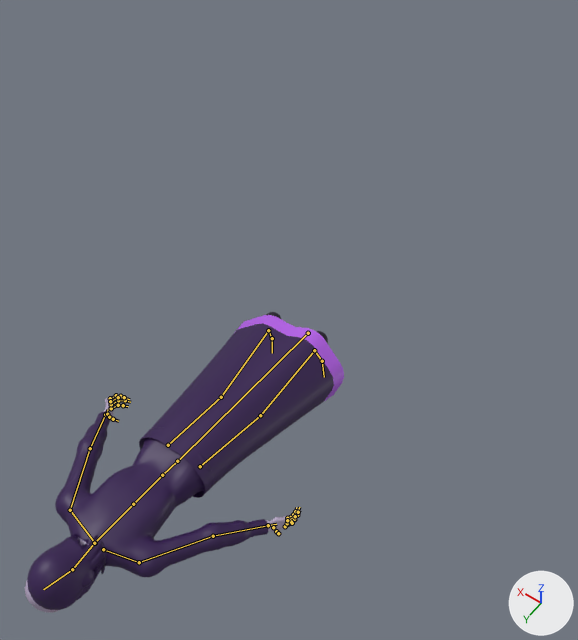
What one commit did to the glTF model assets/models/creatures/dark_mage.glb.
The view is the same before and after, from a 50 mm camera at (-1.31, 2.0, 3.23) aimed at (0.0, 0.16, 0.34). The axes (+X, +Y, +Z) are drawn at lower right. The lights are the same throughout. The first picture is the older version. Both versions are drawn at frame 19 of the action 'death'; the numbers are the values there. The bones that bend it are drawn over the model as lines.

Objects in the first picture: 'dark_mage'.
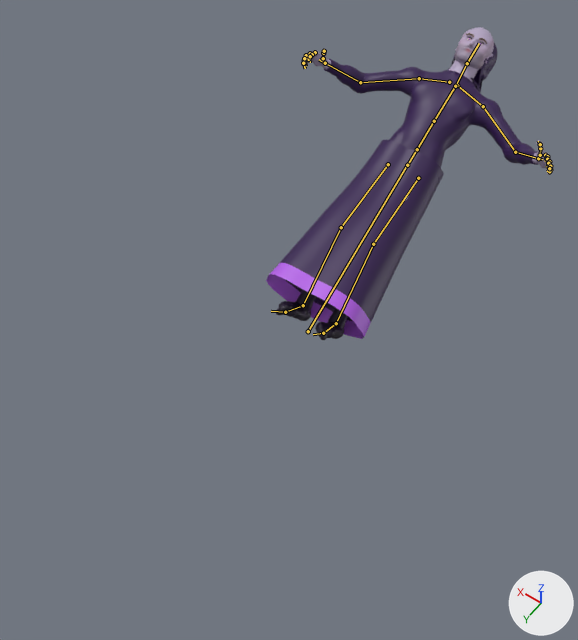
Edits to the scene script, one JSON object a line:
```json
{"block": "bone_root", "where": "bone_root = bpy.data.objects['dark_mage_rig'].pose.bones['root']"}
{"op": "set", "path": "bone_root.location", "old": "(0.0, 0.07, 0.0)", "new": "(0.0, 0.079, 0.0)"}
{"op": "set", "path": "bone_root.rotation_quaternion", "old": "(0.757, 0.653, 0.0, 0.0)", "new": "(0.859, -0.511, 0.0, 0.0)", "note": "degrees (82, 0, 0) -> degrees (-62, 0, 0)"}
{"block": "bone_spine", "where": "bone_spine = bpy.data.objects['dark_mage_rig'].pose.bones['spine']  # child of 'hips'"}
{"op": "set", "path": "bone_spine.rotation_quaternion", "old": "(0.999, 0.036, 0.0, 0.0)", "new": "(1.0, 0.016, 0.0, 0.0)", "note": "degrees (4, 0, 0) -> degrees (2, 0, 0)"}
{"block": "bone_chest", "where": "bone_chest = bpy.data.objects['dark_mage_rig'].pose.bones['chest']  # child of 'spine'"}
{"op": "set", "path": "bone_chest.rotation_quaternion", "old": "(1.0, 0.0, 0.0, 0.0)", "new": "(0.999, 0.0, 0.035, 0.002)", "note": "degrees (0, 0, 0) -> degrees (0, 4, 0)"}
{"block": "bone_upper_arm_l", "where": "bone_upper_arm_l = bpy.data.objects['dark_mage_rig'].pose.bones['upper_arm.L']  # child of 'clavicle.L'"}
{"op": "set", "path": "bone_upper_arm_l.rotation_quaternion", "old": "(0.996, 0.029, -0.016, -0.084)", "new": "(0.984, 0.045, -0.049, 0.166)", "note": "degrees (3, -2, -10) -> degrees (4, -6, 19)"}
{"block": "bone_forearm_l", "where": "bone_forearm_l = bpy.data.objects['dark_mage_rig'].pose.bones['forearm.L']  # child of 'upper_arm.L'"}
{"op": "set", "path": "bone_forearm_l.rotation_quaternion", "old": "(0.995, 0.105, 0.0, 0.0)", "new": "(0.924, 0.383, 0.0, 0.0)", "note": "degrees (12, 0, 0) -> degrees (45, 0, 0)"}
{"block": "bone_upper_arm_r", "where": "bone_upper_arm_r = bpy.data.objects['dark_mage_rig'].pose.bones['upper_arm.R']  # child of 'clavicle.R'"}
{"op": "set", "path": "bone_upper_arm_r.rotation_quaternion", "old": "(0.996, 0.029, 0.016, 0.084)", "new": "(0.984, 0.045, 0.049, -0.166)", "note": "degrees (3, 2, 10) -> degrees (4, 6, -19)"}
{"block": "bone_forearm_r", "where": "bone_forearm_r = bpy.data.objects['dark_mage_rig'].pose.bones['forearm.R']  # child of 'upper_arm.R'"}
{"op": "set", "path": "bone_forearm_r.rotation_quaternion", "old": "(0.995, 0.105, 0.0, 0.0)", "new": "(0.924, 0.383, 0.0, 0.0)", "note": "degrees (12, 0, 0) -> degrees (45, 0, 0)"}
{"block": "bone_head", "where": "bone_head = bpy.data.objects['dark_mage_rig'].pose.bones['head']  # child of 'neck'"}
{"op": "set", "path": "bone_head.rotation_quaternion", "old": "(0.992, 0.0, 0.0, 0.127)", "new": "(0.999, -0.033, 0.0, 0.0)", "note": "degrees (0, 0, 15) -> degrees (-4, 0, 0)"}
{"block": "bone_thigh_l", "where": "bone_thigh_l = bpy.data.objects['dark_mage_rig'].pose.bones['thigh.L']  # child of 'hips'"}
{"op": "set", "path": "bone_thigh_l.rotation_quaternion", "old": "(0.997, 0.073, 0.0, 0.0)", "new": "(0.995, 0.104, -0.001, 0.0)", "note": "degrees (8, 0, 0) -> degrees (12, 0, 0)"}
{"block": "bone_shin_l", "where": "bone_shin_l = bpy.data.objects['dark_mage_rig'].pose.bones['shin.L']  # child of 'thigh.L'"}
{"op": "set", "path": "bone_shin_l.rotation_quaternion", "old": "(0.989, -0.145, 0.0, 0.0)", "new": "(0.98, -0.201, 0.002, 0.0)", "note": "degrees (-17, 0, 0) -> degrees (-23, 0, 0)"}
{"block": "bone_thigh_r", "where": "bone_thigh_r = bpy.data.objects['dark_mage_rig'].pose.bones['thigh.R']  # child of 'hips'"}
{"op": "set", "path": "bone_thigh_r.rotation_quaternion", "old": "(0.993, 0.109, 0.0, -0.041)", "new": "(0.995, 0.104, 0.001, 0.0)", "note": "degrees (12, 1, -5) -> degrees (12, 0, 0)"}
{"block": "bone_shin_r", "where": "bone_shin_r = bpy.data.objects['dark_mage_rig'].pose.bones['shin.R']  # child of 'thigh.R'"}
{"op": "set", "path": "bone_shin_r.rotation_quaternion", "old": "(0.984, -0.18, 0.0, 0.0)", "new": "(0.98, -0.201, -0.002, 0.0)", "note": "degrees (-21, 0, 0) -> degrees (-23, 0, 0)"}
```

What differs and where, as boxes [x1, y1, x2, y2] in the pictures (578 x 640 px):
```json
{"object": "dark_mage", "change": "posed", "before": [25, 312, 344, 612], "after": [266, 27, 553, 340], "on screen": "10% narrower"}
{"bone": "root", "before": "(308, 333) to (177, 461)", "after": "(308, 331) to (407, 164)"}
{"bone": "spine", "before": "(162, 475) to (133, 504)", "after": "(417, 149) to (434, 121)"}
{"bone": "chest", "before": "(133, 504) to (96, 541)", "after": "(434, 121) to (454, 87)"}
{"bone": "upper_arm.L", "before": "(139, 562) to (213, 536)", "after": "(483, 106) to (515, 152)"}
{"bone": "forearm.L", "before": "(213, 536) to (268, 525)", "after": "(515, 152) to (538, 158)"}
{"bone": "upper_arm.R", "before": "(70, 510) to (90, 448)", "after": "(419, 78) to (360, 82)"}
{"bone": "forearm.R", "before": "(90, 448) to (105, 414)", "after": "(360, 82) to (325, 63)"}
{"bone": "head", "before": "(72, 569) to (43, 589)", "after": "(467, 63) to (479, 43)"}
{"bone": "thigh.L", "before": "(200, 466) to (260, 415)", "after": "(418, 178) to (373, 244)"}
{"bone": "shin.L", "before": "(260, 415) to (314, 350)", "after": "(373, 244) to (336, 323)"}
{"bone": "thigh.R", "before": "(168, 445) to (221, 397)", "after": "(388, 164) to (341, 227)"}
{"bone": "shin.R", "before": "(221, 397) to (268, 330)", "after": "(341, 227) to (303, 305)"}
```
